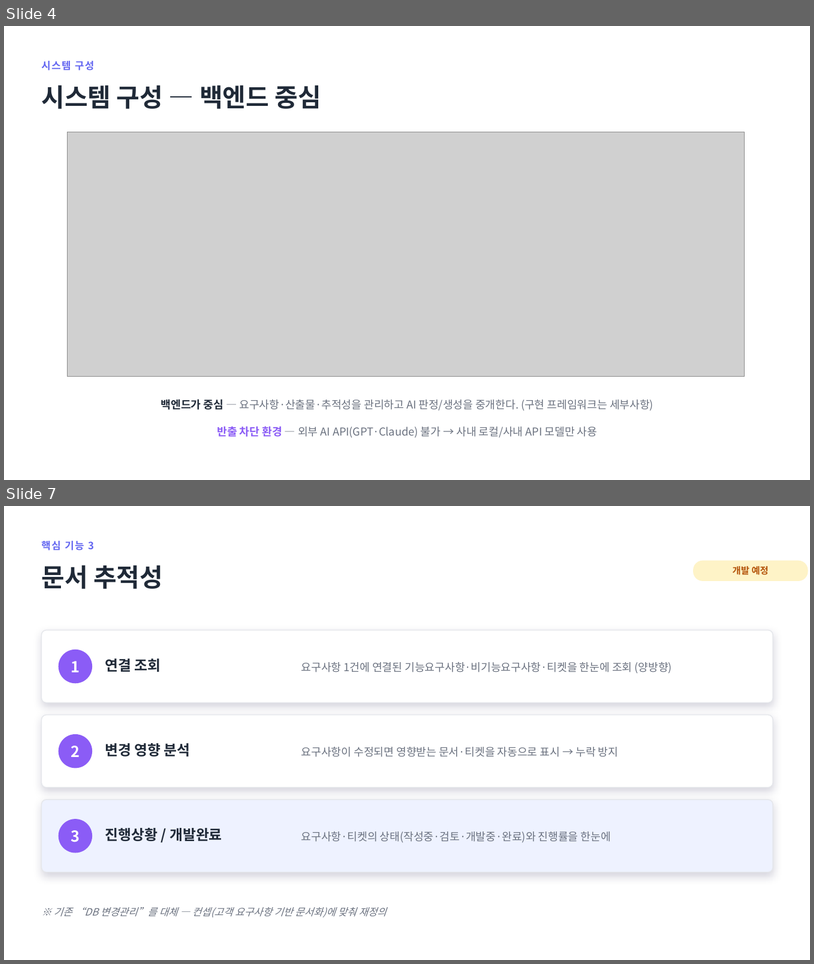
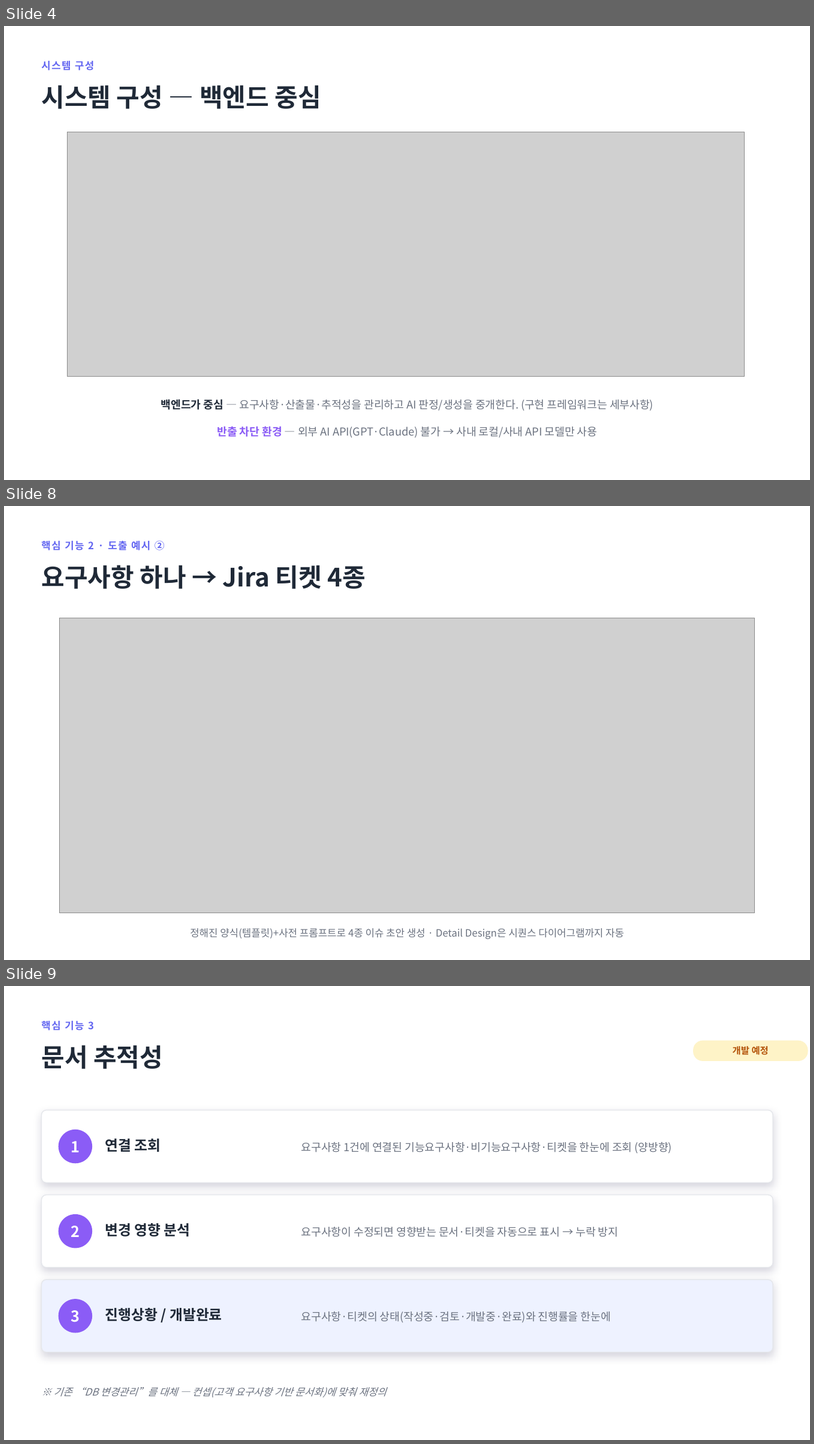
Before and after one commit to jihunhan98/semes-superrookie, a slide deck: docs/진행공유_요구사항자동화.pptx. Shown one above the other, each under a label of ours: slides 4 and 7 before the commit, slides 4, 8 and 9 after it; the slides between them are not shown. The pictures are 814x964 and 814x1444 pixels, drawn with LibreOffice and Linux fonts; fonts in the diff are those of the drawing; grey boxes stand for pictures. Boxes give left, top, right and bottom in pixels: in the first picture for what was removed or moved away, otherwise in the second. Text is boxed around its words. In the diff, an @@ line names an element or a change of style, - is before the commit and + after.

```diff
--- a/docs/진행공유_요구사항자동화.pptx
+++ b/docs/진행공유_요구사항자동화.pptx
@@ slide 8 added at (x1=4, y1=506, x2=810, y2=960), background #FFFFFF @@
@@ text added at (x1=41, y1=541, x2=165, y2=550), 12 pt, text #6366F1, bold @@
+핵심 기능 2 · 도출 예시 ②
@@ text added at (x1=41, y1=565, x2=366, y2=589), 30 pt, text #1F2937, bold @@
+요구사항 하나 → Jira 티켓 4종
@@ picture added at (x1=60, y1=618, x2=755, y2=913) @@
@@ text added at (x1=190, y1=928, x2=624, y2=939), 12 pt, text #6B7280 @@
+정해진 양식(템플릿)+사전 프롬프트로 4종 이슈 초안 생성 · Detail Design은 시퀀스 다이어그램까지 자동
@@ what was slide 7 is now slide 9 @@
```
Also in this commit, not shown: 5 slides changed, 1 other slide added, 3 other files.
